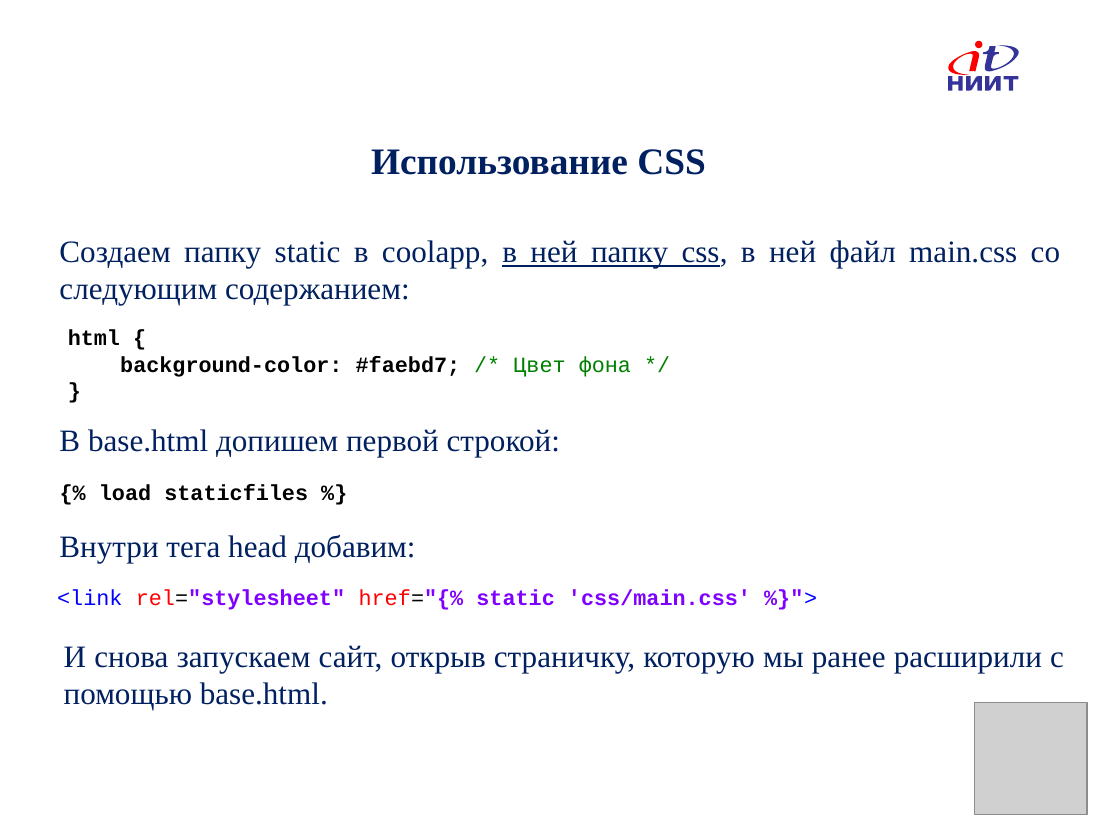
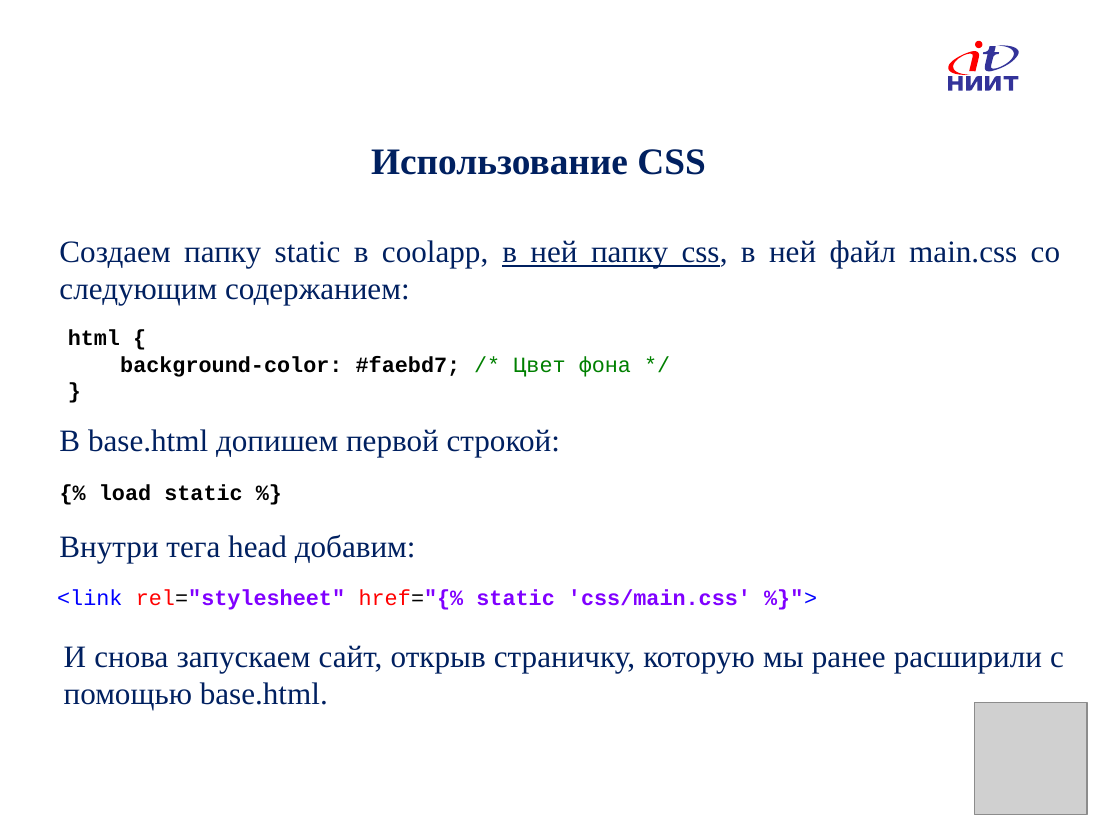
Before and after one commit to IlyaOrlov/PythonCourse, a slide deck: slide 18 of Lectures/PyLec_14.pptx. Drawn at 1120x840 pixels with LibreOffice and Linux fonts; fonts in the diff are those of the drawing; grey boxes stand for pictures; background and template pictures are left out. Boxes give left, top, right and bottom in pixels: in the first picture for what was removed or moved away, otherwise in the second. Text is boxed around its words. In the diff, an @@ line names an element or a change of style, - is before the commit and + after.

```diff
--- a/Lectures/PyLec_14.pptx
+++ b/Lectures/PyLec_14.pptx
@@ text at [99,485,242,501]: text changed @@
-{% load staticfiles %}
+{% load static %}
```
Also in this commit, not shown: 1 other file.
